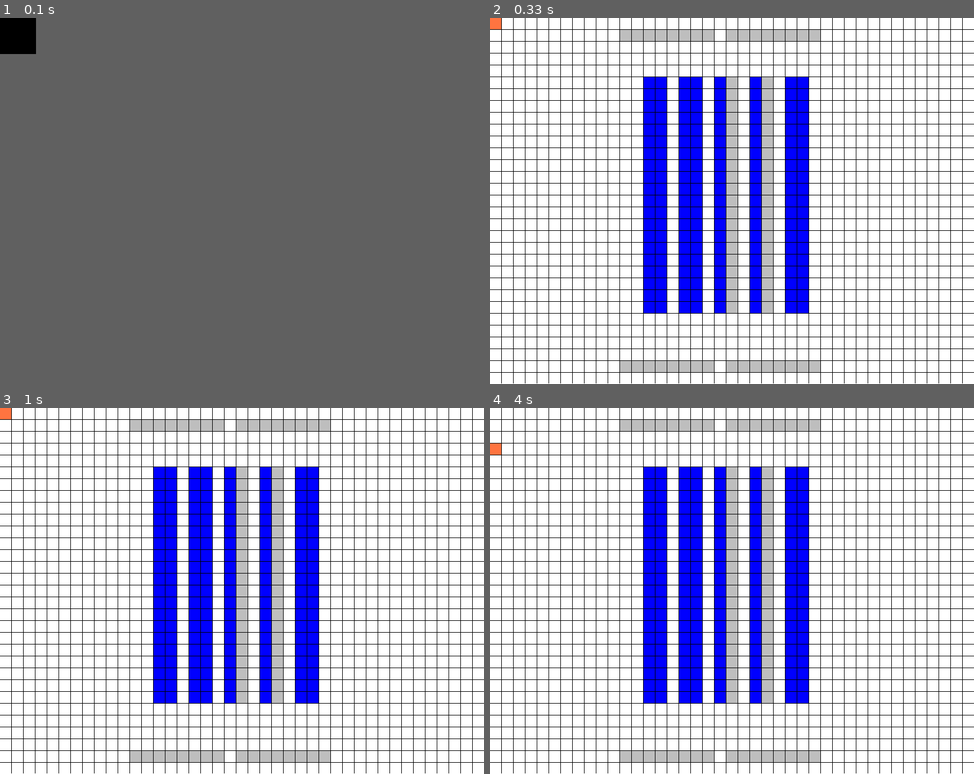
Above: before the commit, frames 1-4 (two rows, left to right).
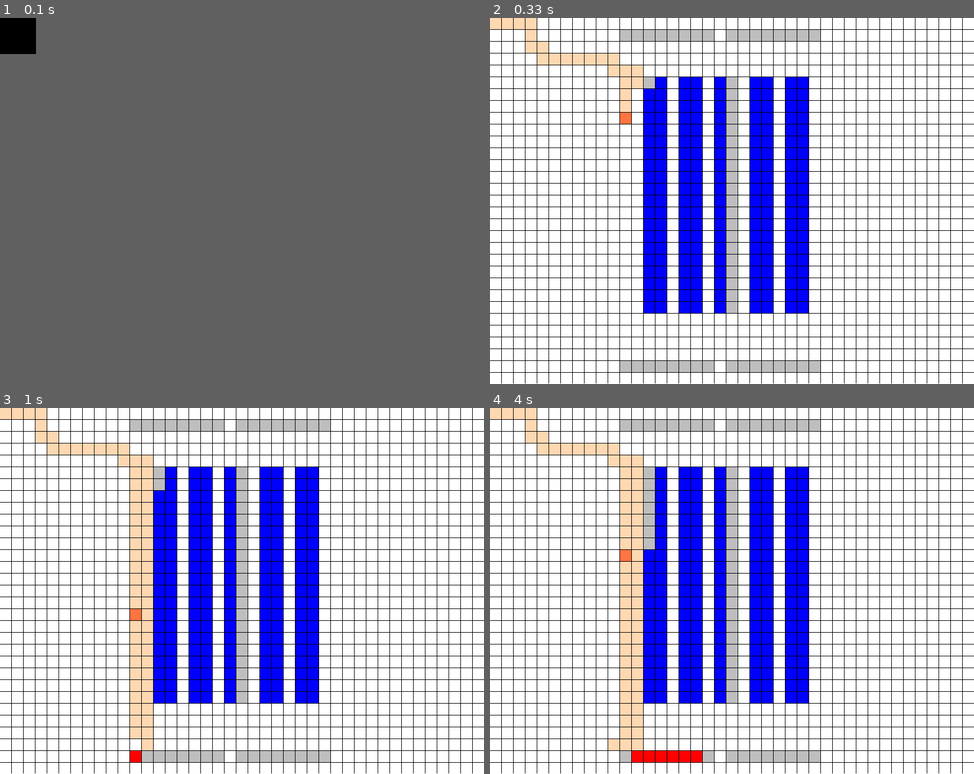
Above: after the commit, the same moments.

Repository: ironmann250/warehouse-simulator
Game: pygame game, started from interface.py
Two runs of this game, one before a commit and one after it. Both use one fixed random seed, a clock stepped at 60 frames per second and the inputs below.
Inputs:
- Up to frame 1 (0.1 s): no input
- Up to frame 2 (0.33 s): no input
- Up to frame 3 (1 s): hold Right 0.33-0.8 s; hold Up from 0.83 s (still down)
- Up to frame 4 (4 s): release Up at 1.13 s; hold Right 1.17-1.63 s; hold Left 1.67-2.2 s; hold Down 2.23-2.53 s; hold Left 2.57-2.97 s; hold Up 3-3.37 s; hold Right from 3.4 s (still down)

Frame 1 is identical in both runs. In frame 2, 3.1% of the frame differs, in the area x 0-59%, y 0-81%; in frame 3, 6.2%; in frame 4, 7.2%, in the area x 0-59%, y 0-97%.

Commit message:
fixed minimax bug

Diff:
--- a/config.py
+++ b/config.py
@@ -78,7 +78,7 @@
         for length in range(CRATES_LENGTH):
             for width in range(CRATES_WIDTH):
                 #choose randomly with bias of n% for a crate to not be empty
-                CRATES[group][length][width]=random.choices([1,0], weights=(70,30),k=1)[0]
+                CRATES[group][length][width]=random.choices([1,0], weights=(80,20),k=1)[0]
 
 
 randomly_populate_crates()
--- a/interface.py
+++ b/interface.py
@@ -433,7 +433,7 @@
         self.draw_grid()
         self.init_components()
         self.draw_components()
-        instructs=minimax(Grid_stats(self.grid),10,True,self.grid,self.crane)[1].instructions
+        instructs=minimax(Grid_stats(self.grid),3,False,self.grid,self.crane)[1].instructions
         if instructs:
             for instruction in instructs:
                 print(instructs)
@@ -441,7 +441,10 @@
                 #print (action)
                 if action:
                     while self.path:
+
                         self.path_exec(action,0.01)
+                        self.screen.fill((255,255,255))
+                        self.draw_grid()
                         self.draw_components()
                         pygame.display.update()
         pygame.display.update()
--- a/warehouseManager.py
+++ b/warehouseManager.py
@@ -45,7 +45,7 @@
                     else:
                         self.empty_outputs+=1
 
-    def calculate_score(self,scoring_technique=2):
+    def calculate_score(self,scoring_technique=1):
         """
         we evaluate the score based on the score equations
         output score = (total output - empty outputs) / total output
@@ -71,7 +71,7 @@
         this balances the crates it is between 0 to 3
         """
         input_score = (self.total_inputs - self.empty_inputs)/self.total_inputs
-        output_score = (self.total_outputs - self.empty_outputs)/self.total_outputs
+        output_score = (self.total_outputs - self.full_outputs)/self.total_outputs
         crate_ratio = (self.total_crates - self.full_crates)/self.total_crates #0 if full 1 if empty
         score=0
         if scoring_technique == 1:
@@ -83,7 +83,8 @@
             crate_score=1-(mapped_crate_ratio**2)
             score = output_score + crate_score + input_score
         else:
-            score = output_score + crate_score + input_score
+            score = output_score + crate_ratio  +  input_score
+            #print(score)
 
         return score
 
@@ -175,7 +176,7 @@
 
 
     store_result_stats=Grid_stats(store_sim_result[0],store_sim_result[1])
-    retrieve_result_stats=Grid_stats(retrieve_sim_result[0],store_sim_result[1])
+    retrieve_result_stats=Grid_stats(retrieve_sim_result[0],retrieve_sim_result[1])
 
     return [store_result_stats,retrieve_result_stats]
 
@@ -200,6 +201,16 @@
     #config.INSTRUCTIONS=[]
     return [screen.grid,instructions]
 
+toggle=0
+def dumbminimax(move,depth,max_player,grid,crane):
+    global toggle
+    move=get_possible_moves(grid,crane)[1]
+    # if toggle==0:
+    #     toggle=1
+    # else:
+    #     toggle=0
+    # print(toggle)
+    return [],move
 
 def minimax(move,depth,max_player,grid,crane):
     grid=deepcopy(grid)
@@ -212,17 +223,17 @@
         maxEval = float("-inf") #maybe 0
         best_move=None
         for move in get_possible_moves(grid,crane):
-            evaluation=minimax(move,depth-1,True,grid,crane)[0]
+            evaluation=minimax(move,depth-1,False,grid,crane)[0]
             maxEval = max(maxEval,evaluation)
             if maxEval == evaluation:
                 best_move=move
-        #print (depth)
+            print (move.calculate_score())
         return maxEval,best_move
     else:
-        maxEval = float("inf") #maybe 3
+        minEval = float("inf") #maybe 3
         best_move=None
         for move in get_possible_moves(grid,crane):
-            evaluation=minimax(move,depth-1,False,grid,crane)[0]
+            evaluation=minimax(move,depth-1,True,grid,crane)[0]
             minEval = min(minEval,evaluation)
             if minEval == evaluation:
                 best_move=move
